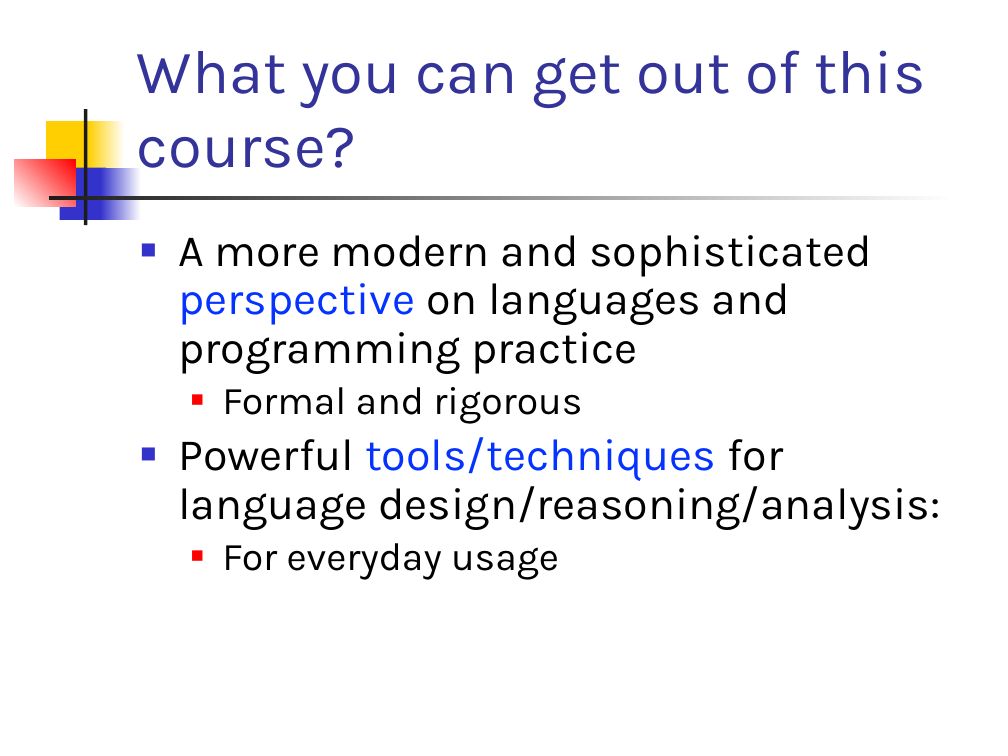
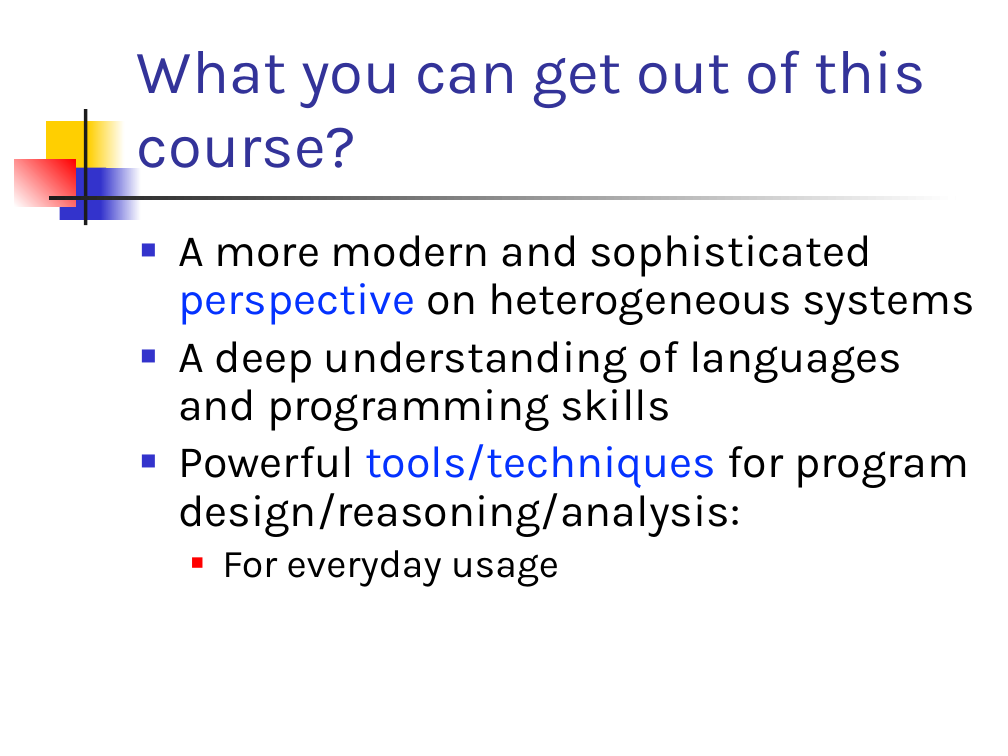
Before and after one commit to csslab-ustc/csslab-ustc.github.io, a slide deck: slide 5 of courses/popl26/slides/lec01-overview.pptx. Drawn at 1008x756 pixels with LibreOffice and Linux fonts; fonts in the diff are those of the drawing. Boxes give left, top, right and bottom in pixels: in the first picture for what was removed or moved away, otherwise in the second. Text is boxed around its words. In the diff, an @@ line names an element or a change of style, - is before the commit and + after.

```diff
--- a/courses/popl26/slides/lec01-overview.pptx
+++ b/courses/popl26/slides/lec01-overview.pptx
@@ text at (x1=178, y1=235, x2=975, y2=537): text changed @@
-■ A more modern and sophisticated perspective on languages and programming practice
-  ■ Formal and rigorous
-■ Powerful tools/techniques for language design/reasoning/analysis:
+■ A more modern and sophisticated perspective on heterogeneous systems
+■ A deep understanding of languages and programming skills
+■ Powerful tools/techniques for program design/reasoning/analysis:
```
Also in this commit, not shown: 9 other slides changed, 2 slides removed.
